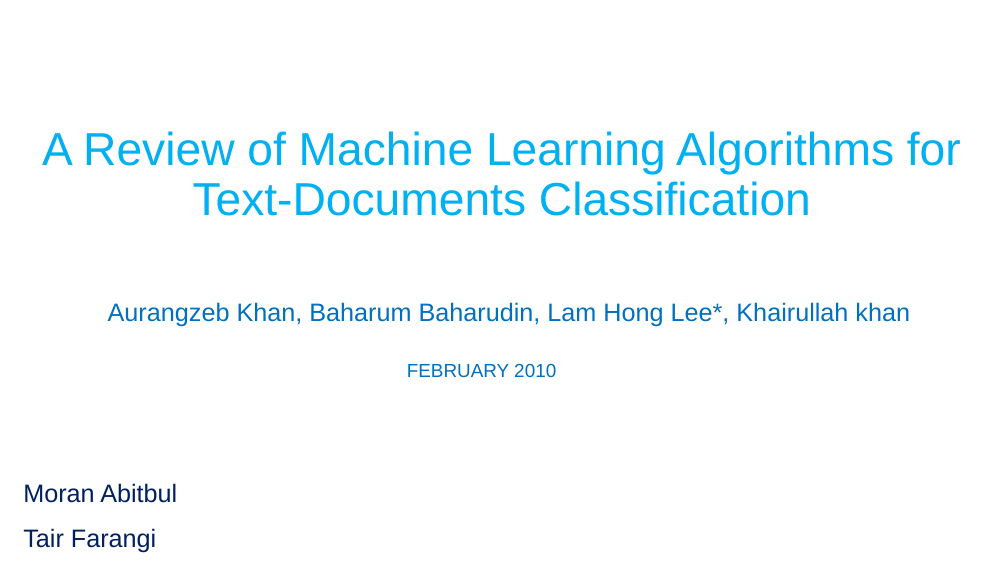
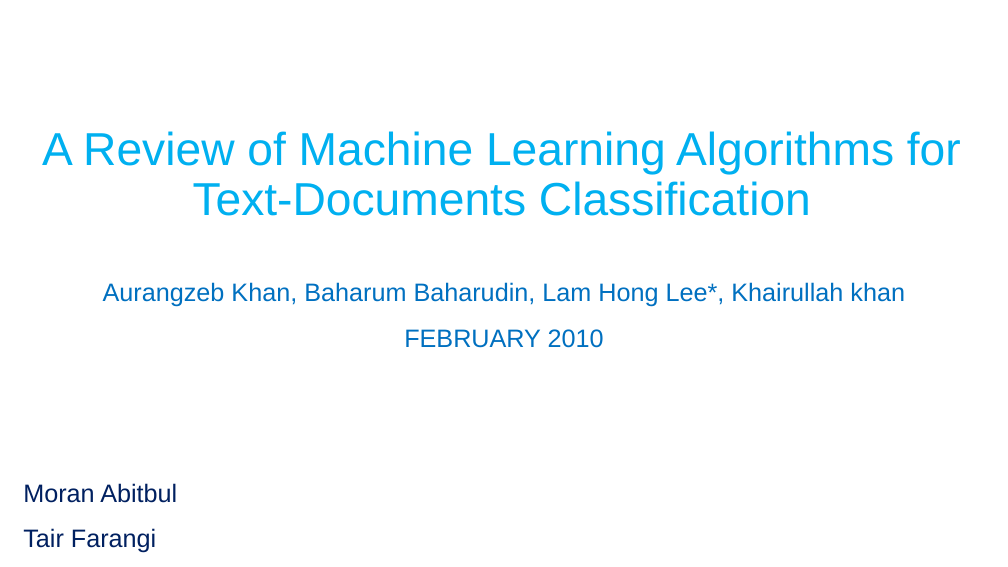
Before and after one commit to moran-abitbul/PreFix, a slide deck: slide 1 of server/uploads/semi.pptx. Drawn at 1008x567 pixels with LibreOffice and Linux fonts; fonts in the diff are those of the drawing. Boxes give left, top, right and bottom in pixels: in the first picture for what was removed or moved away, otherwise in the second. Text is boxed around its words. In the diff, an @@ line names an element or a change of style, - is before the commit and + after.

```diff
--- a/server/uploads/semi.pptx
+++ b/server/uploads/semi.pptx
@@ text at (x1=103, y1=282, x2=905, y2=348): text changed @@
-Aurangzeb Khan, Baharum Baharudin, Lam Hong Lee*, Khairullah khan
+Aurangzeb Khan, Baharum Baharudin, Lam Hong Lee*, Khairullah khan
+FEBRUARY 2010
@@ title removed at (x1=407, y1=363, x2=556, y2=377) @@
-FEBRUARY 2010
```
Also in this commit, not shown: 2 other slides changed, 6 other files.
